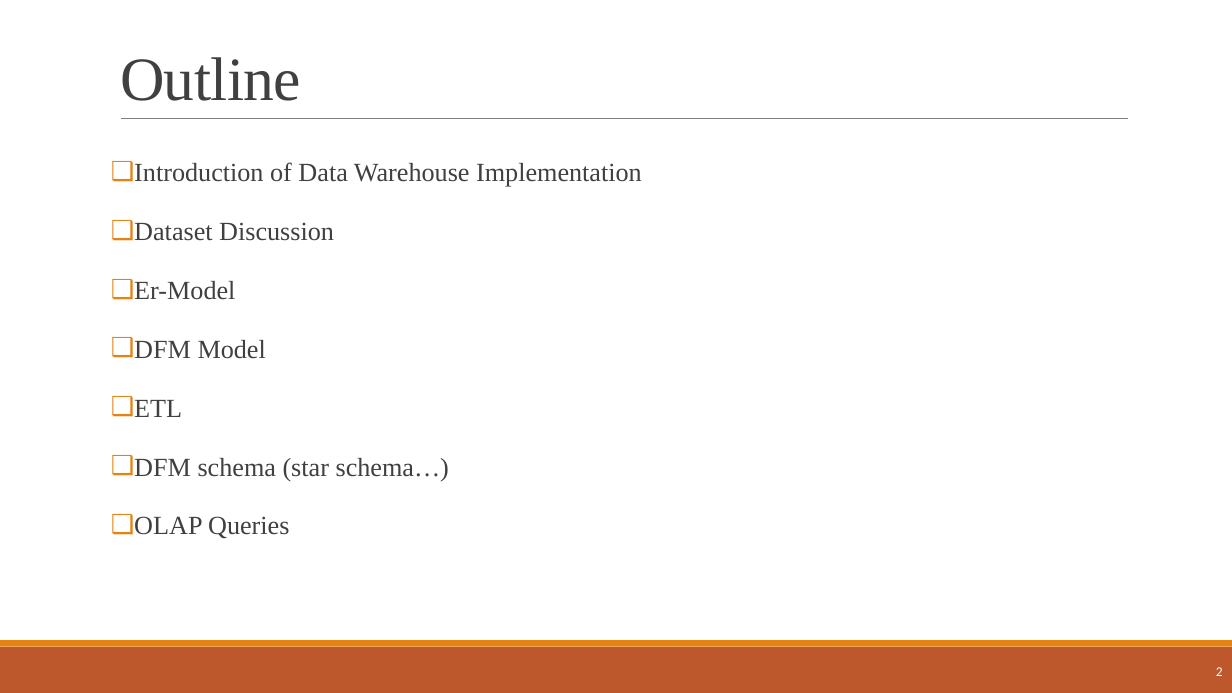
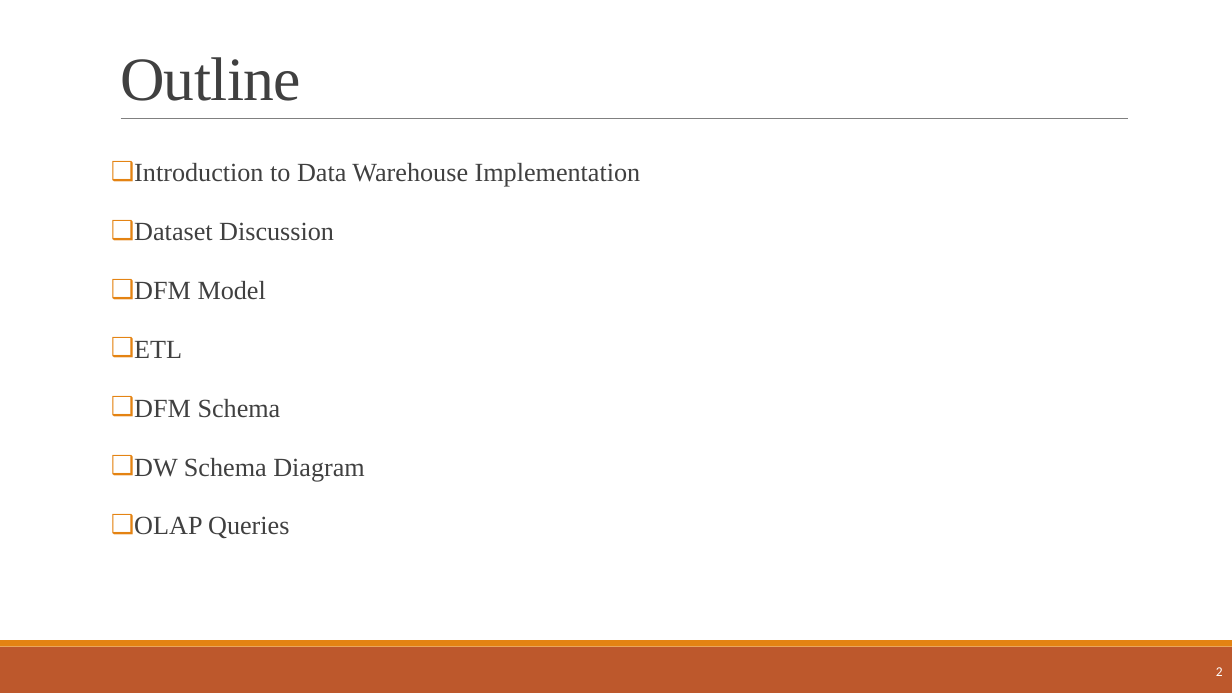
Before and after one commit to najeh-halawani/NBA-Data-Warehouse, a slide deck: slide 2 of presentation_Data_Management.pptx. Drawn at 1232x693 pixels with LibreOffice and Linux fonts; fonts in the diff are those of the drawing. Boxes give left, top, right and bottom in pixels: in the first picture for what was removed or moved away, otherwise in the second. Text is boxed around its words. In the diff, an @@ line names an element or a change of style, - is before the commit and + after.

```diff
--- a/presentation_Data_Management.pptx
+++ b/presentation_Data_Management.pptx
@@ text at bbox=[134, 163, 641, 187]: text changed @@
-❑ Introduction of Data Warehouse Implementation
+❑ Introduction to Data Warehouse Implementation
@@ text at bbox=[134, 281, 235, 300]: paragraph removed @@
-❑ Er-Model
@@ text at bbox=[134, 399, 365, 482]: text changed @@
-❑ DFM schema (star schema…)
+❑ DFM Schema
+❑ DW Schema Diagram
```
Also in this commit, not shown: 15 other slides changed, 9 slides added, 1 slide removed, 4 other files.
